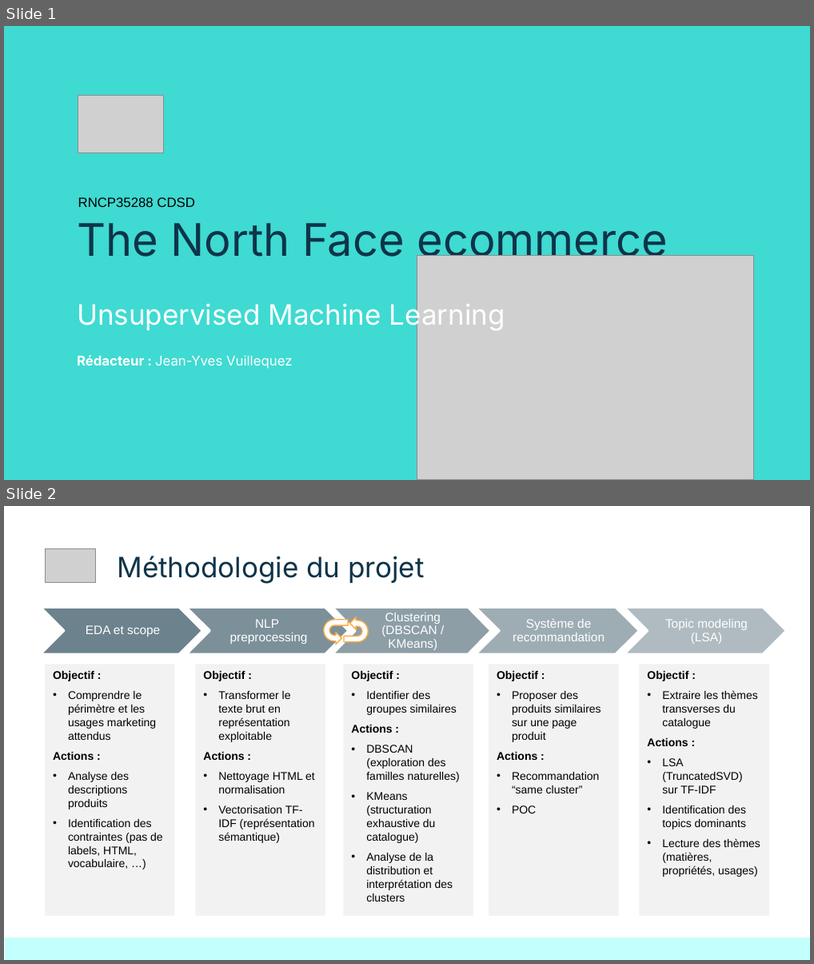
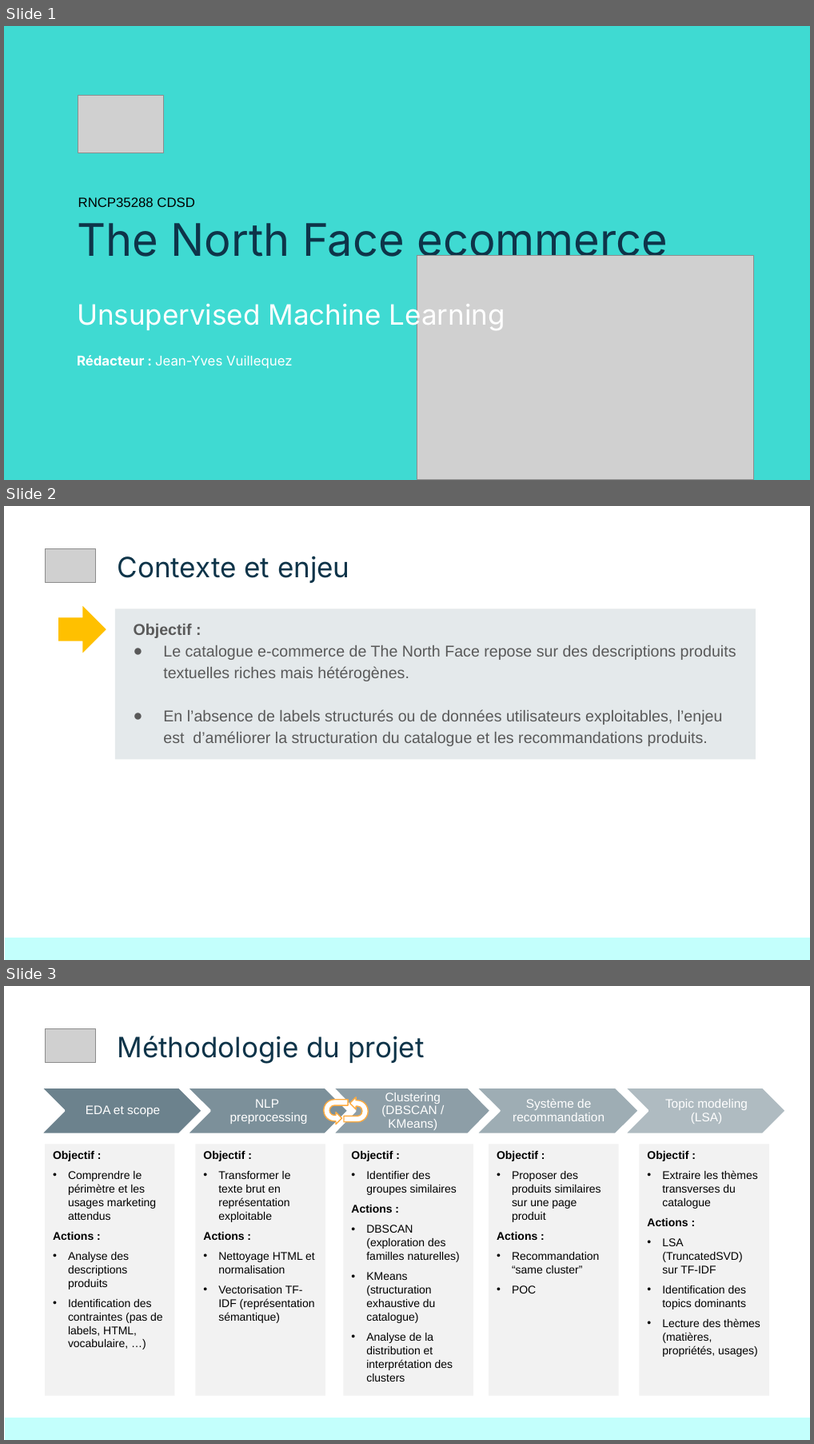
Before and after one commit to jyvuillequez/Bloc_03_Projet_North_Face, a slide deck: présentation/Bloc_03_Projet_North_Face.pptx. Shown one above the other, each under a label of ours: slides 1 and 2 before the commit, slides 1, 2 and 3 after it. The pictures are 814x964 and 814x1444 pixels, drawn with LibreOffice and Linux fonts; fonts in the diff are those of the drawing; grey boxes stand for pictures. Boxes give left, top, right and bottom in pixels: in the first picture for what was removed or moved away, otherwise in the second. Text is boxed around its words. In the diff, an @@ line names an element or a change of style, - is before the commit and + after.

```diff
--- a/présentation/Bloc_03_Projet_North_Face.pptx
+++ b/présentation/Bloc_03_Projet_North_Face.pptx
@@ slide 2 added at (4,506,810,960), background #FFFFFF @@
@@ picture added at (45,548,96,583) @@
@@ title added at (118,556,350,583), 25 pt, text #0E3449 @@
+Contexte et enjeu
@@ right arrow added at (59,606,106,652), fill #FFC000 @@
@@ rectangle added at (115,608,756,760), fill #E4E9EB @@
@@ text added at (134,624,737,746), 14 pt, text #595959 @@
+Objectif :
+● Le catalogue e-commerce de The North Face repose sur des descriptions produits textuelles riches mais hétérogènes.
+● En l’absence de labels structurés ou de données utilisateurs exploitables, l’enjeu est d’améliorer la structuration du catalogue et les recommandations produits.
@@ rectangle added at (5,937,810,959), fill #C3FFFC @@
@@ what was slide 2 is now slide 3 @@
```
Also in this commit, not shown: 2 slides changed, 1 other file.
